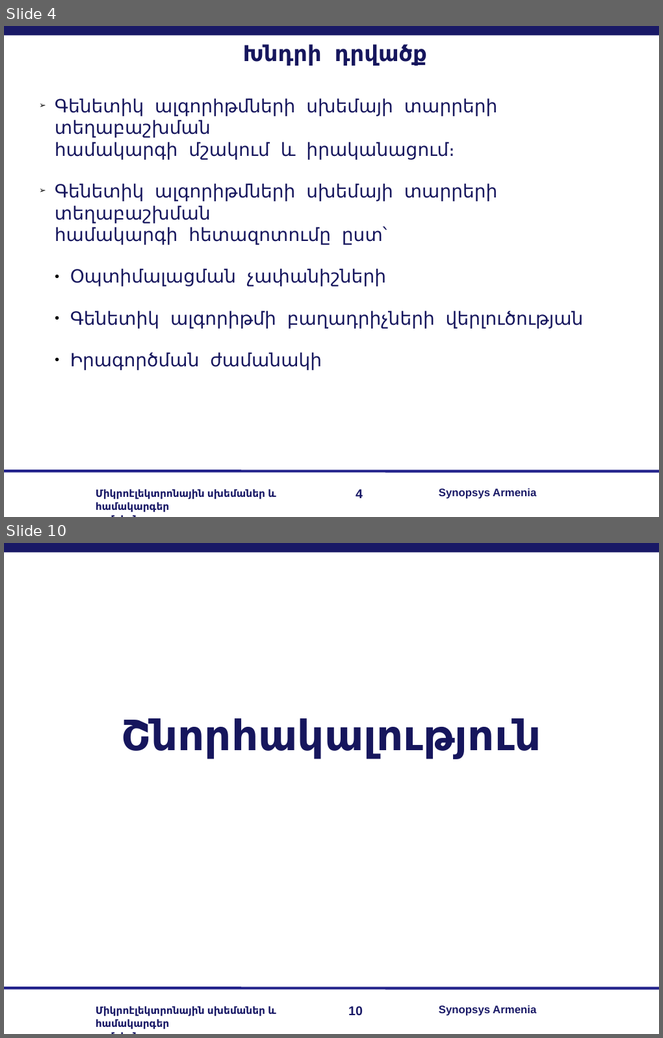
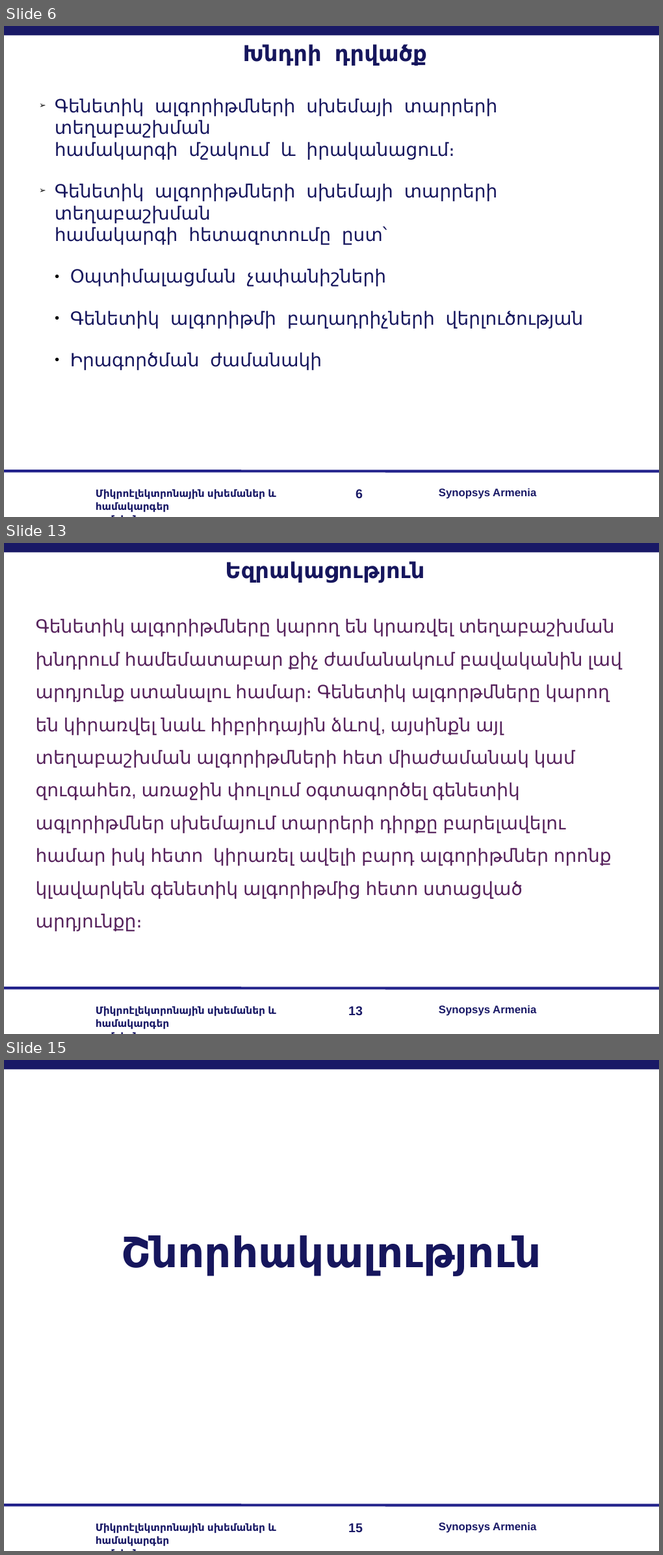
Before and after one commit to lomikist/diploma, a slide deck: reserches/հիմնական/Arman Sargsyan.odp. Shown one above the other, each under a label of ours: slides 4 and 10 before the commit, slides 6, 13 and 15 after it; the slides between them are not shown. The pictures are 663x1038 and 663x1555 pixels, drawn with LibreOffice and Linux fonts; fonts in the diff are those of the drawing; background and template pictures are left out. Boxes give left, top, right and bottom in pixels: in the first picture for what was removed or moved away, otherwise in the second. Text is boxed around its words. In the diff, an @@ line names an element or a change of style, - is before the commit and + after.

```diff
--- a/reserches/հիմնական/Arman Sargsyan.odp
+++ b/reserches/հիմնական/Arman Sargsyan.odp
@@ slide 13 added at (4,543,659,1034), background #FFFFFF; not listed: 5 template elements that a slide beside it also shows @@
@@ text added at (225,561,425,583), 24 pt, text #16165D, bold @@
+Եզրակացություն
@@ text added at (36,618,622,932), 20 pt, text #55215B @@
+Գենետիկ ալգորիթմները կարող են կրառվել տեղաբաշխման խնդրում համեմատաբար քիչ ժամանակում բավականին լավ արդյունք ստանալու համար։ Գենետիկ ալգորթմները կարող են կիրառվել նաև հիբրիդային ձևով, այսինքն այլ տեղաբաշխման ալգորիթմների հետ միաժամանակ կամ զուգահեռ, առաջին փուլում օգտագործել գենետիկ ագլորիթմներ սխեմայում տարրերի դիրքը բարելավելու համար իսկ հետո կիրառել ավելի բարդ ալգորիթմներ որոնք կլավարկեն գենետիկ ալգորիթմից հետո ստացված արդյունքը։
@@ what was slide 4 is now slide 6 @@
@@ page number at (356,489,363,499): text changed @@
-4
+6
@@ what was slide 10 is now slide 15 @@
@@ page number at (348,1523,363,1533): text changed @@
-10
+15
```
Also in this commit, not shown: 3 slides changed, 8 other slides added, 4 slides removed, 10 other files.
